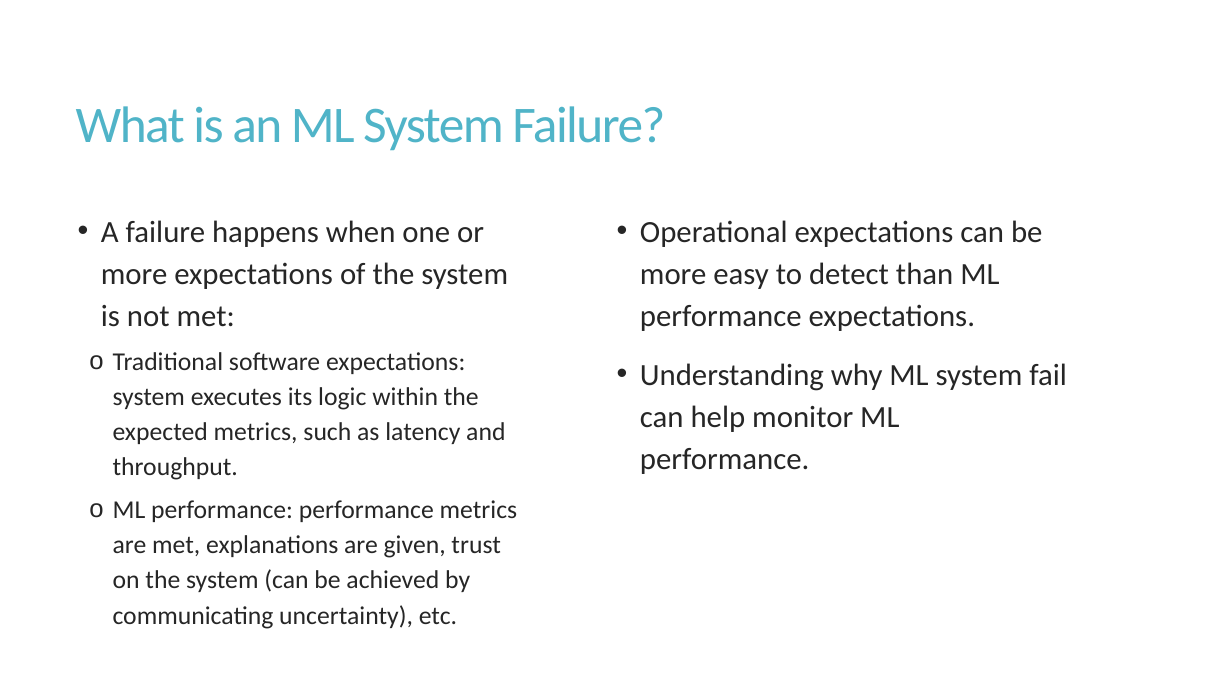
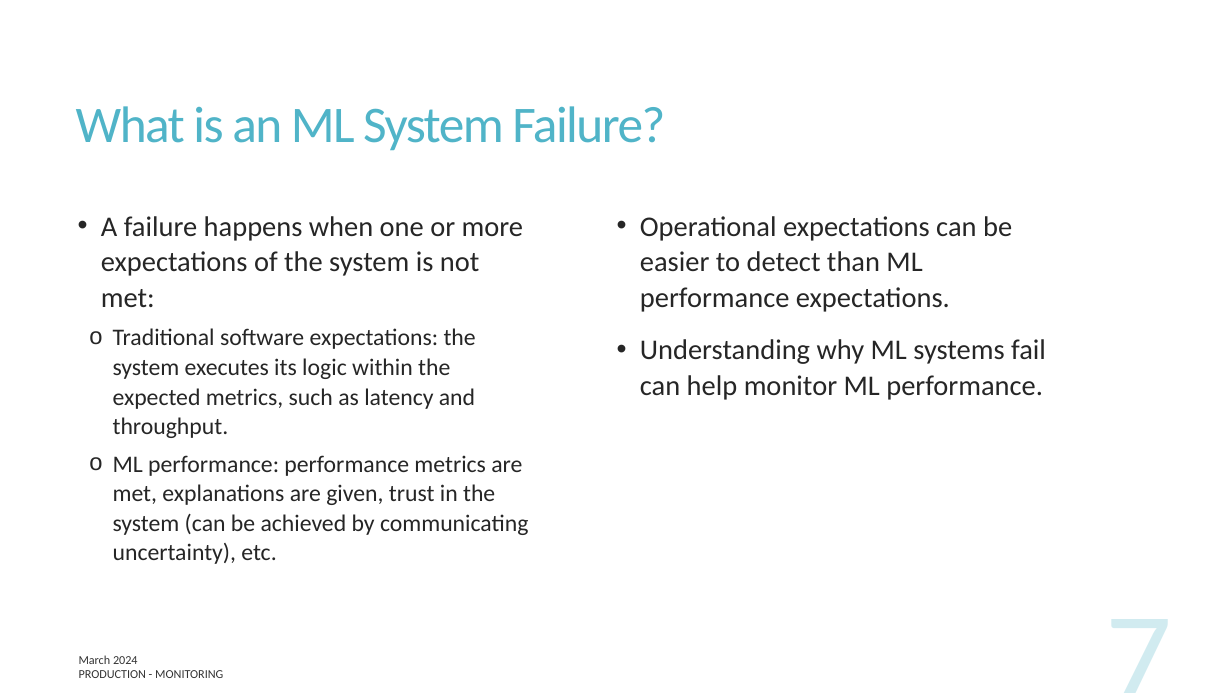
Before and after one commit to UofT-DSI/production, a slide deck: slide 7 of docs/part_7/production_7.pptx (slide 5 before the commit). Drawn at 1232x693 pixels with LibreOffice and Linux fonts; fonts in the diff are those of the drawing. Boxes give left, top, right and bottom in pixels: in the first picture for what was removed or moved away, otherwise in the second. Text is boxed around its words. In the diff, an @@ line names an element or a change of style, - is before the commit and + after.

```diff
--- a/docs/part_7/production_7.pptx
+++ b/docs/part_7/production_7.pptx
@@ text at (101, 216, 523, 307): size 24 to 22.2 pt in "A failure happens when one or more ..."; line spacing 1.14 to 1.04 @@
@@ text at (640, 216, 1046, 400): text changed; size 24 to 22.2 pt @@
-• Operational expectations can be more easy to detect than ML performance expectations.
-• Understanding why ML system fail can help monitor ML performance.
+• Operational expectations can be easier to detect than ML performance expectations.
+• Understanding why ML systems fail can help monitor ML performance.
@@ text at (113, 328, 528, 564): text changed; size 20 to 18.5 pt @@
-  o Traditional software expectations: system executes its logic within the expected metrics, such as latency and throughput.
-  o ML performance: performance metrics are met, explanations are given, trust on the system (can be achieved by communicating uncertainty), etc.
+  o Traditional software expectations: the system executes its logic within the expected metrics, such as latency and throughput.
+  o ML performance: performance metrics are met, explanations are given, trust in the system (can be achieved by communicating uncertainty), etc.
@@ page number added at (885, 594, 1181, 693), 103 pt, text #50B4C8 at 25% opacity @@
+7
@@ text added at (79, 655, 138, 664), 9.5 pt, text #000000 at 80% opacity @@
+March 2024
@@ text added at (79, 670, 223, 678), 9.5 pt, text #000000 at 80% opacity @@
+PRODUCTION - MONITORING
```
Also in this commit, not shown: 12 other slides changed, 8 slides added, 5 other files.
